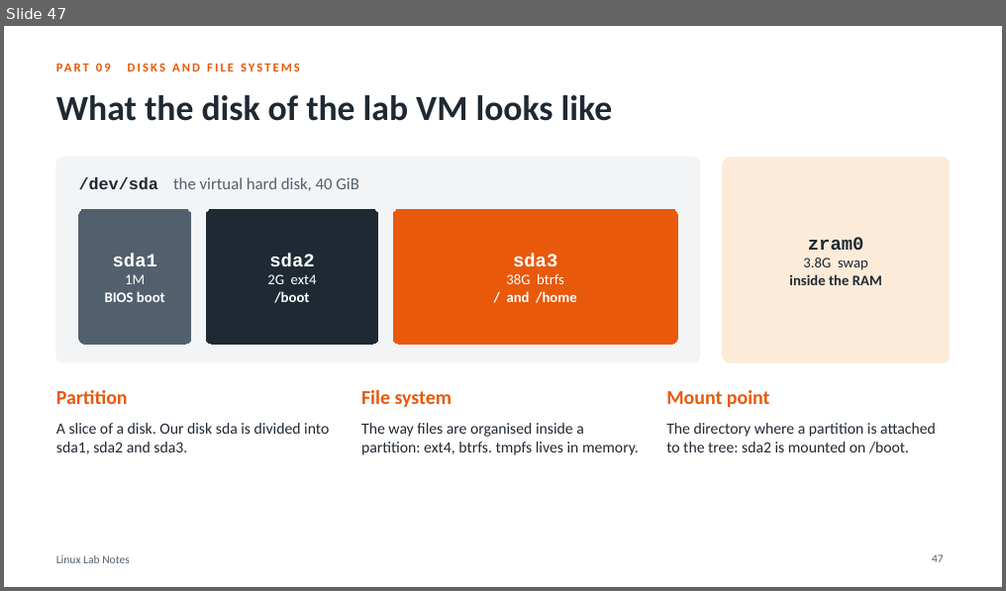
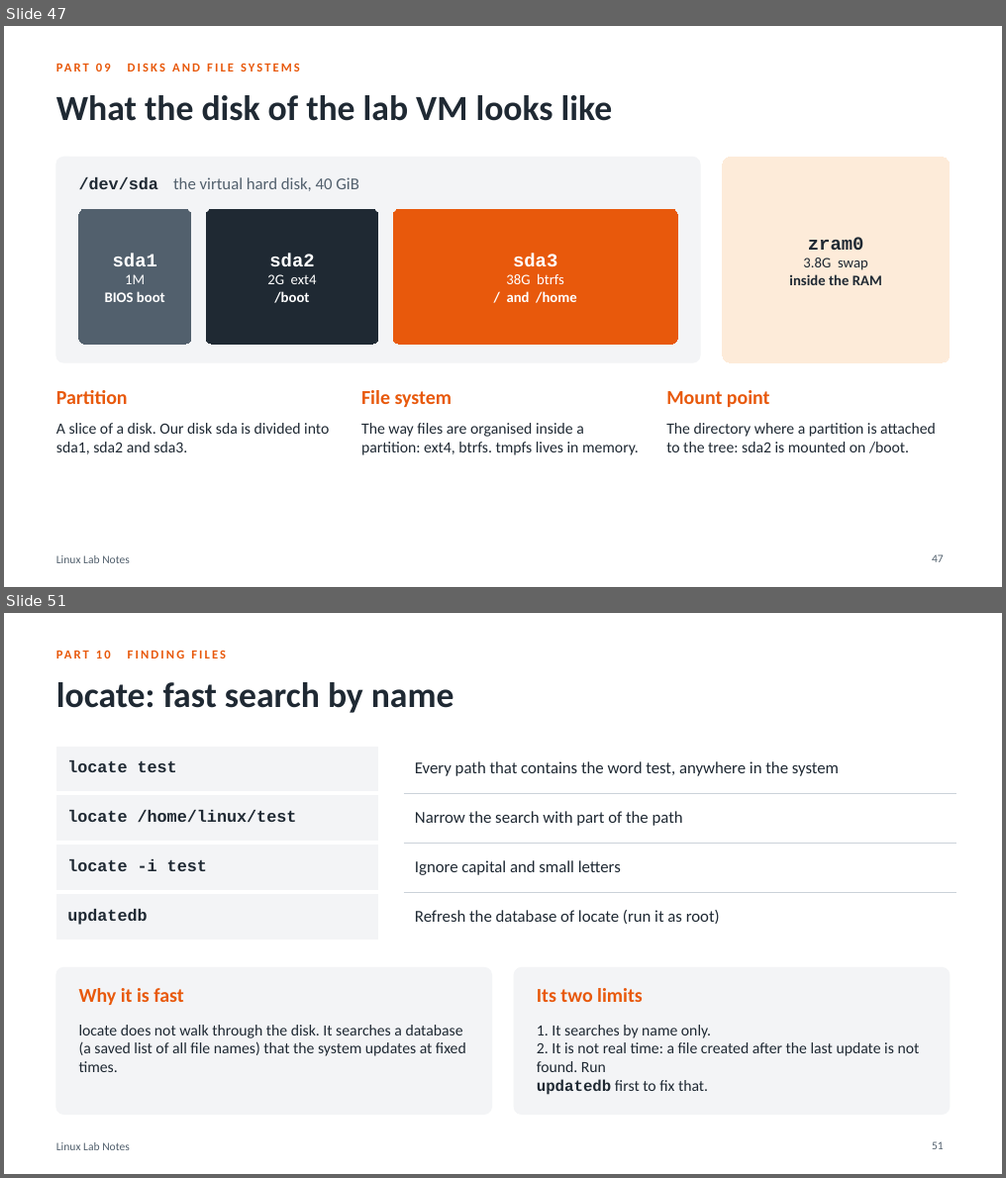
Before and after one commit to HamzaAlshafe/linux-lab-notes, a slide deck: Linux_Lab_Notes.pptx. Shown one above the other, each under a label of ours: slide 47 before the commit, slides 47 and 51 after it; the slides between them are not shown. The pictures are 1006x591 and 1006x1178 pixels, drawn with LibreOffice and Linux fonts; fonts in the diff are those of the drawing. Boxes give left, top, right and bottom in pixels: in the first picture for what was removed or moved away, otherwise in the second. Text is boxed around its words. In the diff, an @@ line names an element or a change of style, - is before the commit and + after.

Commit message:
Add finding files, permissions, compression and archiving

```diff
--- a/Linux_Lab_Notes.pptx
+++ b/Linux_Lab_Notes.pptx
@@ slide 51 added at bbox=[4, 613, 1002, 1174], background #FFFFFF; not listed: 1 template element that a slide beside it also shows @@
@@ text added at bbox=[128, 650, 226, 659], 12 pt, text #E8590C, bold @@
+PART 10 FINDING FILES
@@ title added at bbox=[56, 682, 454, 713], 34 pt, text #1F2933, bold @@
+locate: fast search by name
@@ table added at bbox=[56, 744, 949, 929], 4 rows, 3 columns @@
+locate test |  | Every path that contains the word test, anywhere in the system
+locate /home/linux/test |  | Narrow the search with part of the path
+locate -i test |  | Ignore capital and small letters
+updatedb |  | Refresh the database of locate (run it as root)
@@ rounded rectangle added at bbox=[56, 967, 492, 1115], fill #F3F4F6, outline #F3F4F6 1 pt @@
@@ rounded rectangle added at bbox=[515, 967, 950, 1115], fill #F3F4F6, outline #F3F4F6 1 pt @@
@@ text added at bbox=[79, 988, 183, 1005], 19 pt, text #E8590C, bold @@
+Why it is fast
@@ text added at bbox=[537, 988, 643, 1002], 19 pt, text #E8590C, bold @@
+Its two limits
@@ text added at bbox=[79, 1025, 466, 1072], 15 pt, text #1F2933 @@
+locate does not walk through the disk. It searches a database (a saved list of all file names) that the system updates at fixed times.
@@ text added at bbox=[537, 1025, 920, 1095], 15 pt, text #1F2933 @@
+1. It searches by name only.
+2. It is not real time: a file created after the last update is not found. Run
+updatedb first to fix that.
@@ page number added at bbox=[932, 1142, 944, 1150], 11 pt, text #52606D @@
+51
```
Also in this commit, not shown: 5 slides changed, 20 other slides added, 1 other file.
